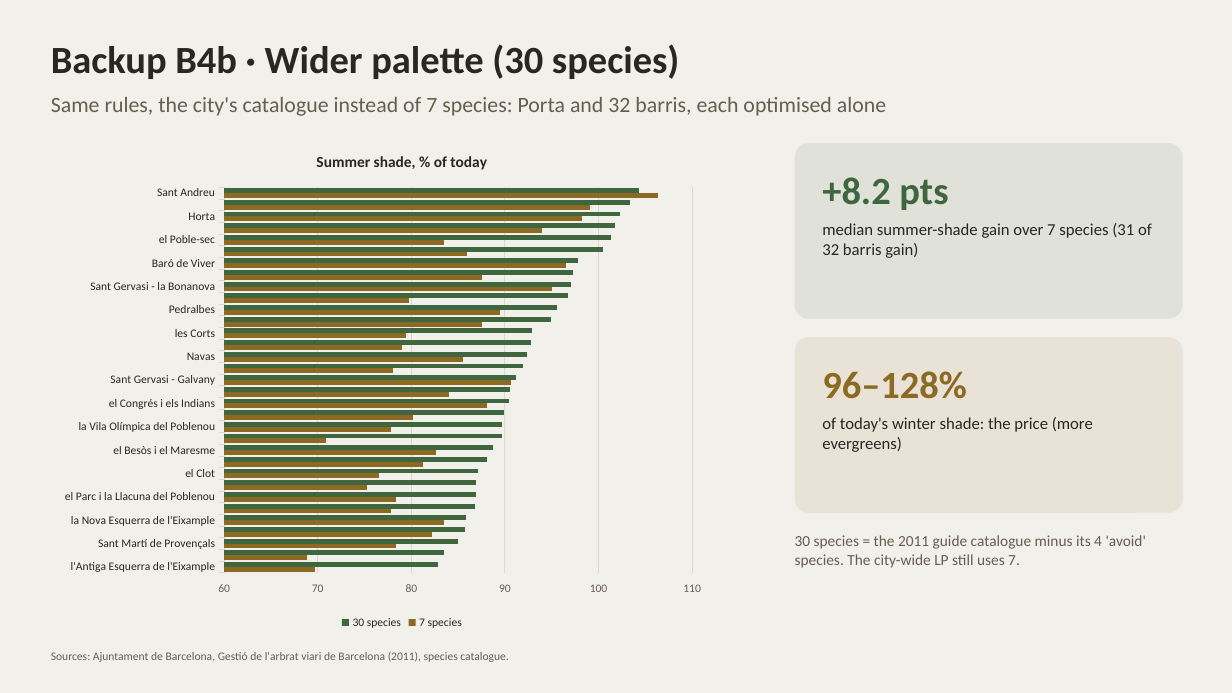
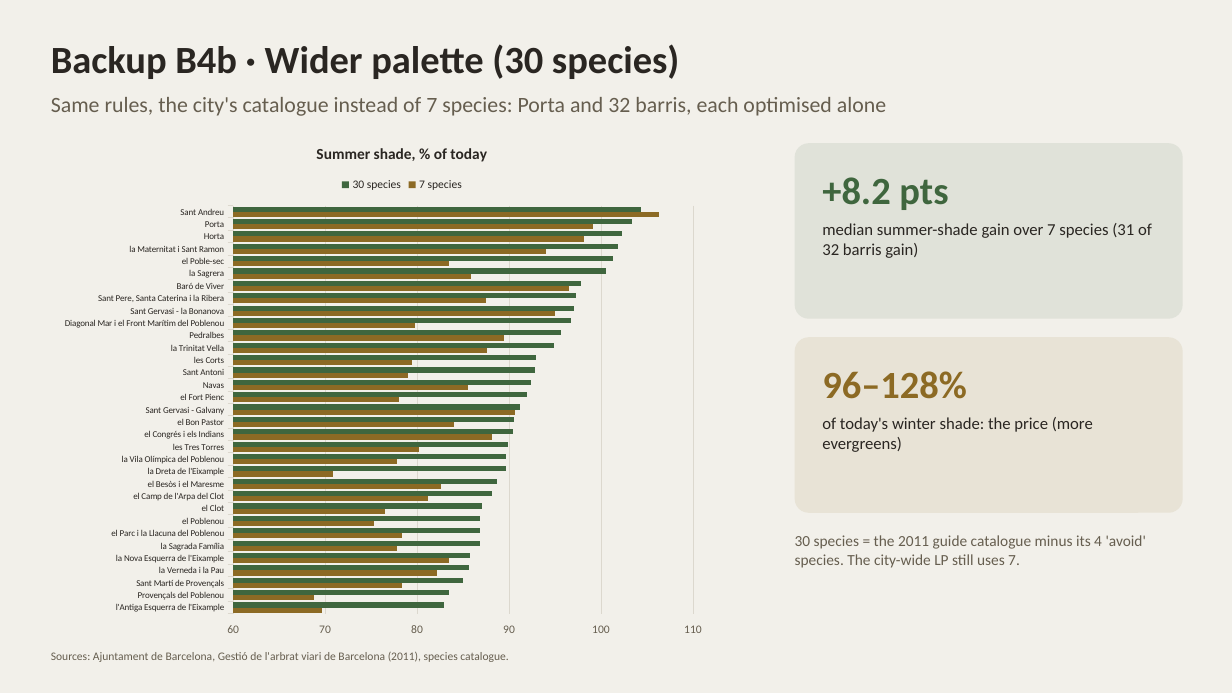
Before and after one commit to giofox96/shade-and-sponge, a slide deck: slide 24 of slides/shade_and_sponge_10nov_editable.pptx. Drawn at 1232x693 pixels with LibreOffice and Linux fonts; fonts in the diff are those of the drawing. Boxes give left, top, right and bottom in pixels: in the first picture for what was removed or moved away, otherwise in the second. Text is boxed around its words. In the diff, an @@ line names an element or a change of style, - is before the commit and + after.

```diff
--- a/slides/shade_and_sponge_10nov_editable.pptx
+++ b/slides/shade_and_sponge_10nov_editable.pptx
@@ bar chart at bbox=[51, 125, 753, 647] @@
@@ legend changed @@
@@ category axis changed @@
@@ bar chart: place and size @@
-bar chart at bbox=[51, 134, 753, 633]
+bar chart at bbox=[51, 125, 753, 647]
```
Also in this commit, not shown: 2 other files.
